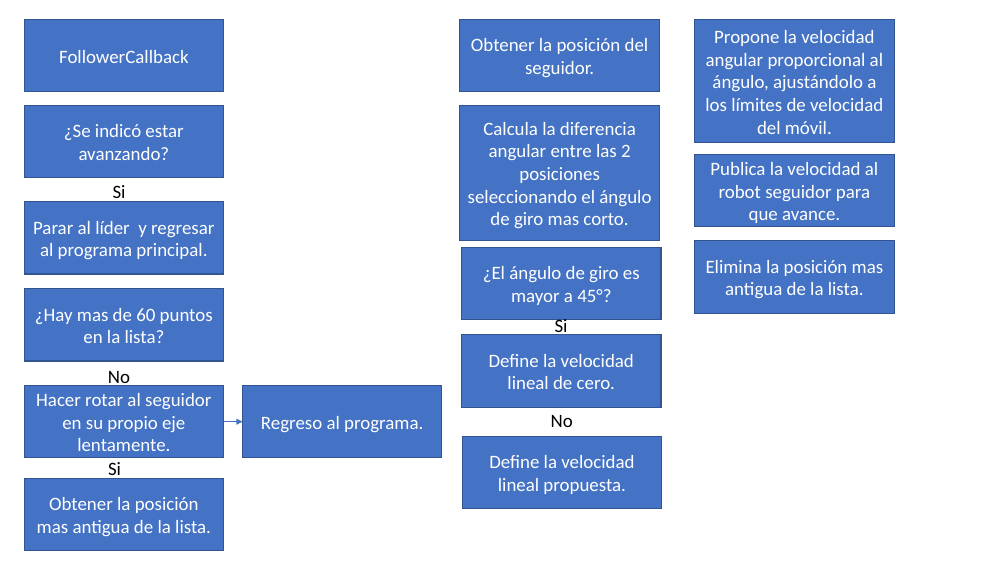
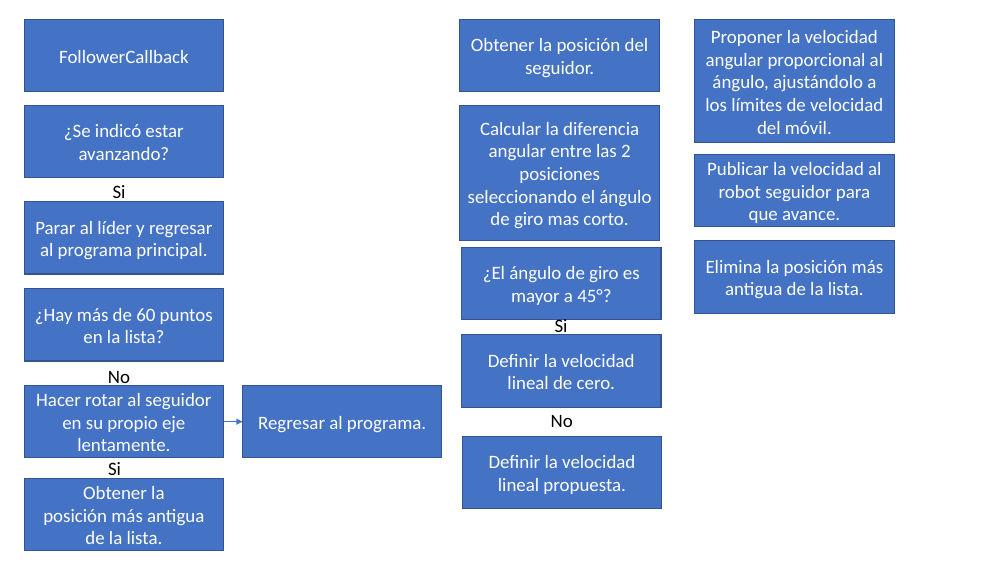
Before and after one commit to lfzarazuaa/Tesis_Lider_Seguidor, a slide deck: slide 10 of Diagramas_de_flujo.pptx. Drawn at 1008x567 pixels with LibreOffice and Linux fonts; fonts in the diff are those of the drawing. Boxes give left, top, right and bottom in pixels: in the first picture for what was removed or moved away, otherwise in the second. Text is boxed around its words. In the diff, an @@ line names an element or a change of style, - is before the commit and + after.

```diff
--- a/Diagramas_de_flujo.pptx
+++ b/Diagramas_de_flujo.pptx
@@ text in rectangle at <box>705,30,883,134</box>: text changed @@
-Propone la velocidad angular proporcional al ángulo, ajustándolo a los límites de velocidad del móvil.
+Proponer la velocidad angular proporcional al ángulo, ajustándolo a los límites de velocidad del móvil.
@@ text in rectangle at <box>468,122,651,228</box>: text changed @@
-Calcula la diferencia angular entre las 2 posiciones seleccionando el ángulo de giro mas corto.
+Calcular la diferencia angular entre las 2 posiciones seleccionando el ángulo de giro mas corto.
@@ text in rectangle at <box>707,162,881,223</box>: text changed @@
-Publica la velocidad al robot seguidor para que avance.
+Publicar la velocidad al robot seguidor para que avance.
@@ text in rectangle at <box>706,260,884,298</box>: text changed @@
-Elimina la posición mas antigua de la lista.
+Elimina la posición más antigua de la lista.
@@ text in rectangle at <box>35,308,213,343</box>: text changed @@
-¿Hay mas de 60 puntos en la lista?
+¿Hay más de 60 puntos en la lista?
@@ text in rectangle at <box>488,354,634,389</box>: text changed @@
-Define la velocidad lineal de cero.
+Definir la velocidad lineal de cero.
@@ text in rectangle at <box>258,416,426,433</box>: text changed @@
-Regreso al programa.
+Regresar al programa.
@@ text in rectangle at <box>489,455,635,494</box>: text changed @@
-Define la velocidad lineal propuesta.
+Definir la velocidad lineal propuesta.
@@ text in rectangle at <box>43,486,204,544</box>: text changed @@
-Obtener la posición mas antigua de la lista.
+Obtener la posición más antigua de la lista.
```
Also in this commit, not shown: 7 other slides changed, 6 slides added.
